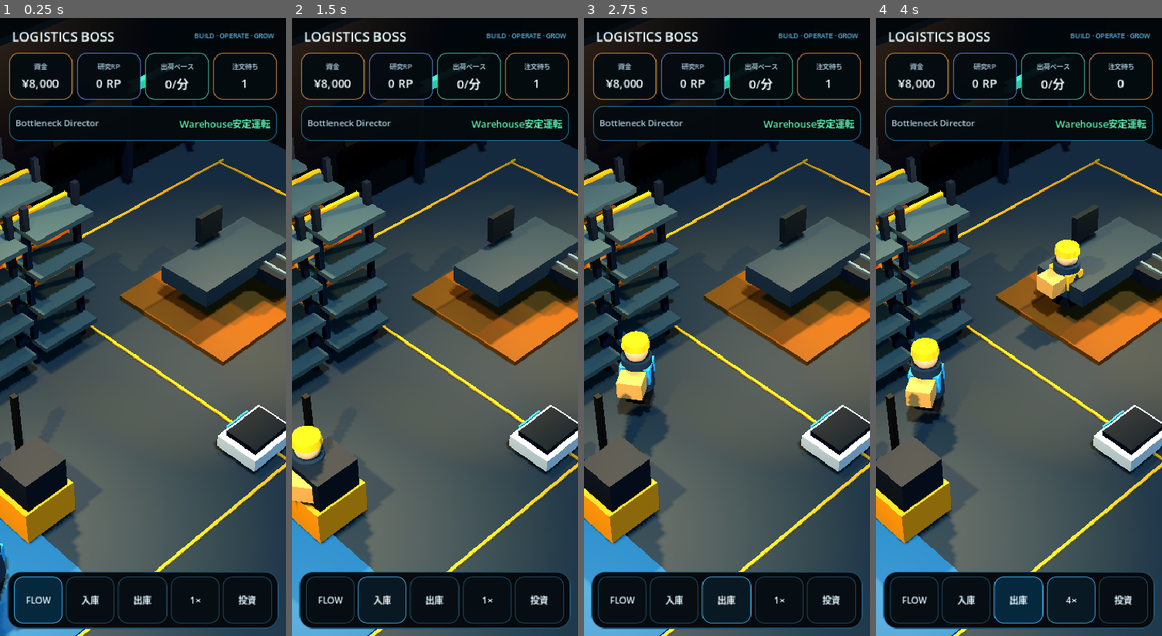
Above: before the commit, frames 1-4 (left to right).
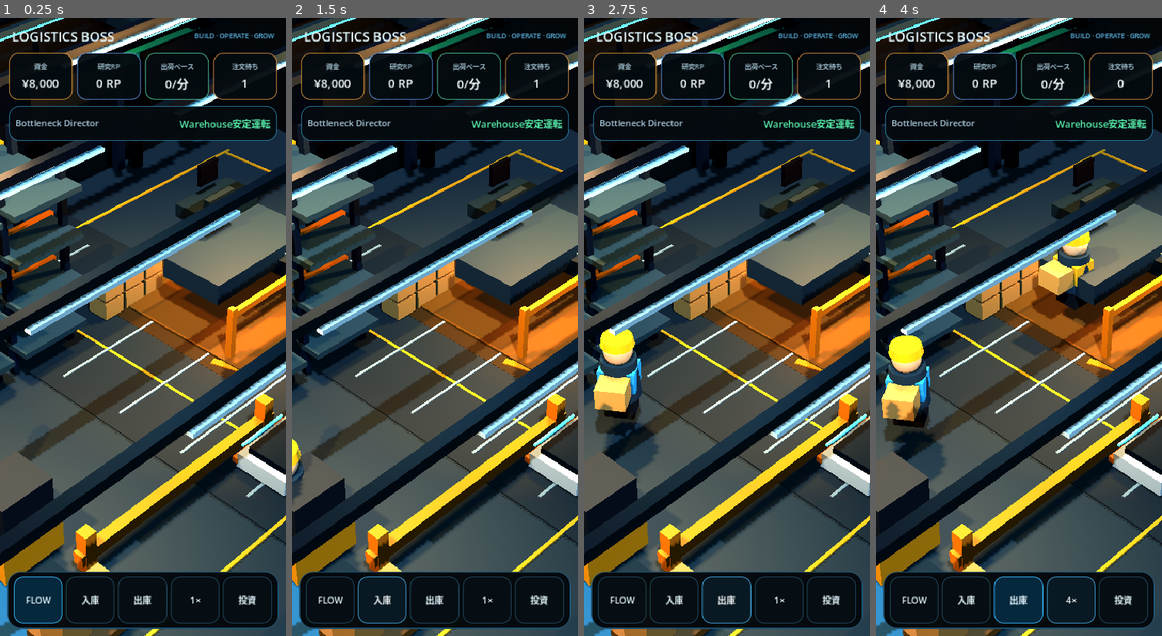
Above: after the commit, the same moments.

Repository: 48wr9f4wgp-lab/Logistics-Boss
Game: Godot game, scene res://scenes/main.tscn
The game is run twice, just before and just after one commit, with the same random seed, the same clock (stepped at 60 frames per second) and the same inputs.
Inputs:
- Up to frame 1 (0.25 s): no input
- Up to frame 2 (1.5 s): click "FLOW" at 0.5 s; click "入庫" at 1.25 s
- Up to frame 3 (2.75 s): click "出庫" at 2 s
- Up to frame 4 (4 s): click "1×" at 2.75 s; click "2×" at 3.5 s

The runs differ from the first frame. In frame 1, 42% of the frame differs, in the area x 0-100%, y 0-100%; in frame 2, 42%; in frame 3, 44%; in frame 4, 44%.

Commit message:
Wire Godot visual pass 2 dressing

Diff:
--- a/godot/main.gd
+++ b/godot/main.gd
@@ -2,6 +2,7 @@
 
 const WarehouseSimScript = preload("res://domain/warehouse_sim.gd")
 const WarehouseViewScript = preload("res://view/warehouse_view.gd")
+const WarehouseVisualPass2Script = preload("res://view/visual_pass_2.gd")
 const GameHudScript = preload("res://ui/game_hud.gd")
 const SaveStoreScript = preload("res://persistence/save_store.gd")
 
@@ -18,6 +19,10 @@
     var view: WarehouseView = WarehouseViewScript.new()
     add_child(view)
     view.bind_sim(sim)
+
+    var visual_pass_2: WarehouseVisualPass2 = WarehouseVisualPass2Script.new()
+    view.add_child(visual_pass_2)
+    visual_pass_2.bind_view(view)
 
     var hud: GameHud = GameHudScript.new()
     add_child(hud)
